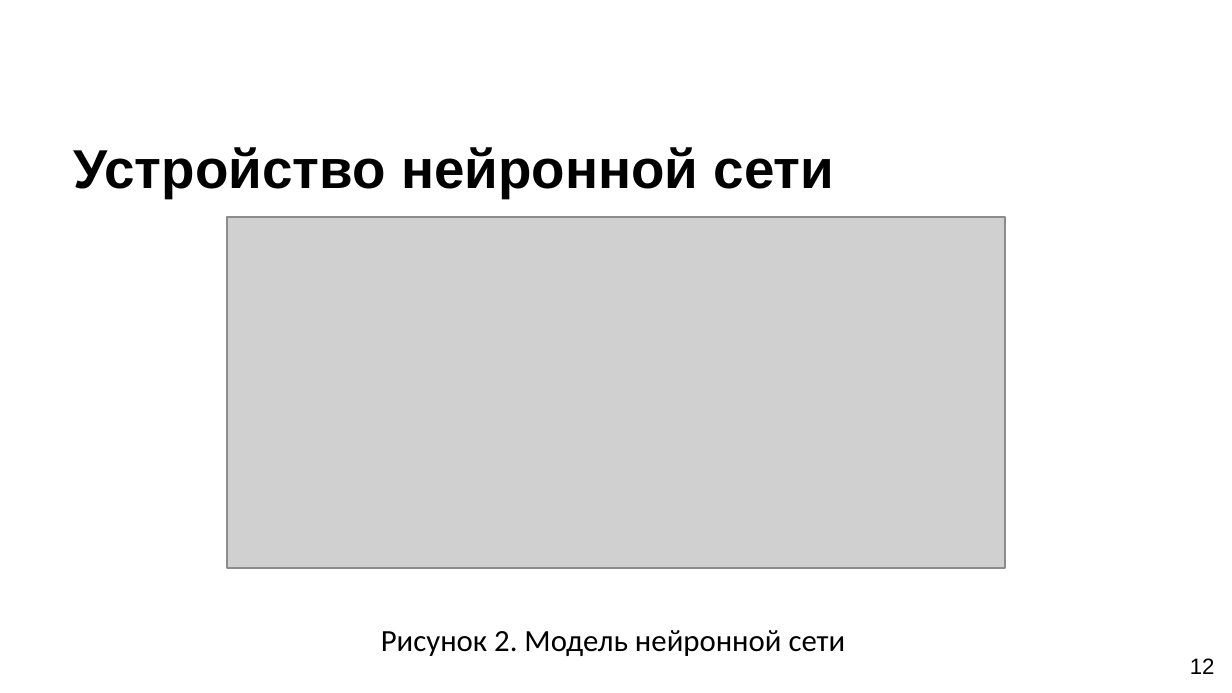
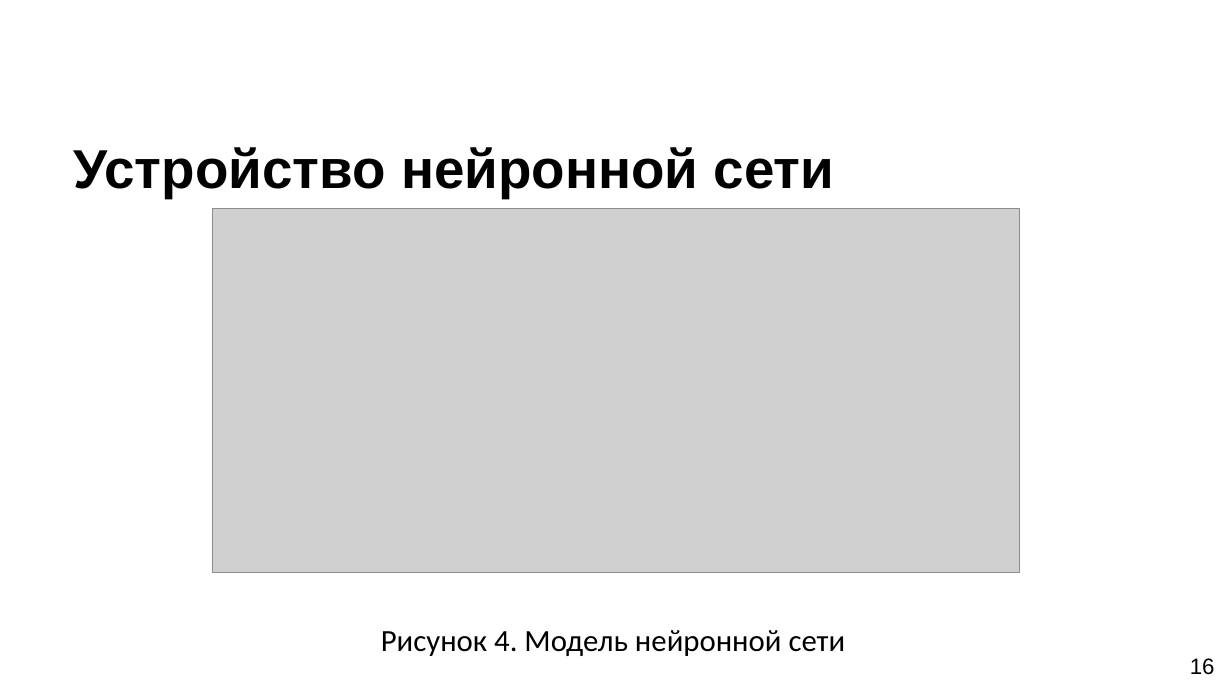
Before and after one commit to SerTelnov/landscape-forecasting, a slide deck: slide 16 of stuff/docs/2020-pps-forecasting.pptx (slide 12 before the commit). Drawn at 1232x693 pixels with LibreOffice and Linux fonts; fonts in the diff are those of the drawing; grey boxes stand for pictures; background and template pictures are left out. Boxes give left, top, right and bottom in pixels: in the first picture for what was removed or moved away, otherwise in the second. Text is boxed around its words. In the diff, an @@ line names an element or a change of style, - is before the commit and + after.

```diff
--- a/stuff/docs/2020-pps-forecasting.pptx
+++ b/stuff/docs/2020-pps-forecasting.pptx
@@ picture: place and size @@
-picture at (227, 217, 1005, 568)
+picture at (212, 208, 1020, 573)
@@ text at (381, 630, 846, 656): text changed @@
-Рисунок 2. Модель нейронной сети
+Рисунок 4. Модель нейронной сети
@@ page number at (1190, 658, 1215, 675): text changed @@
-12
+16
```
Also in this commit, not shown: 11 other slides changed, 9 slides added, 2 slides removed.
